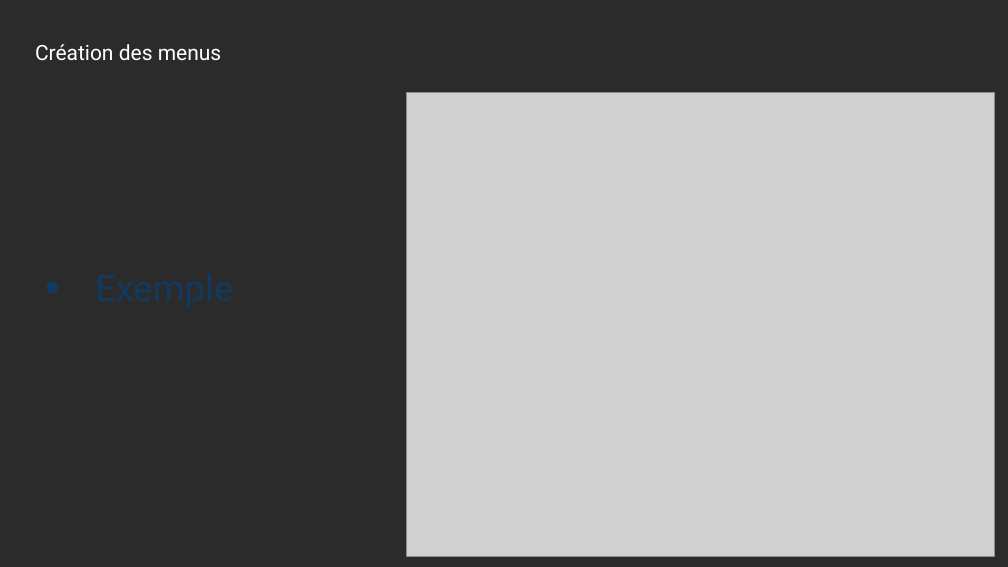
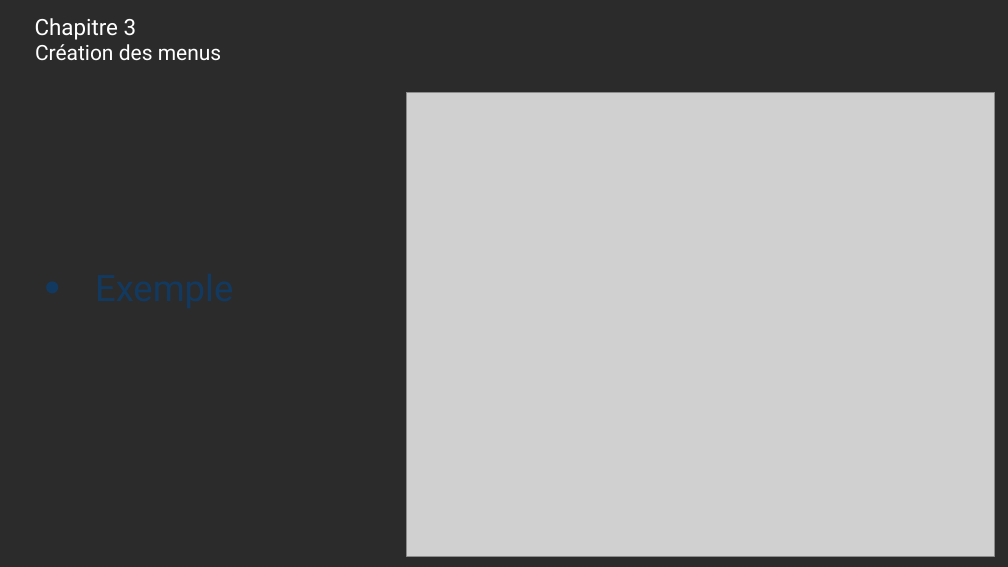
Before and after one commit to PolytechLyon-Etienne-Melanie/RPG, a slide deck: slide 7 of Diapo/DIapo.pptx (slide 5 before the commit). Drawn at 1008x567 pixels with LibreOffice and Linux fonts; fonts in the diff are those of the drawing; grey boxes stand for pictures; background and template pictures are left out; a plain dark background stands for a picture behind light text. Boxes give left, top, right and bottom in pixels: in the first picture for what was removed or moved away, otherwise in the second. Text is boxed around its words. In the diff, an @@ line names an element or a change of style, - is before the commit and + after.

```diff
--- a/Diapo/DIapo.pptx
+++ b/Diapo/DIapo.pptx
@@ title added at (35, 18, 137, 40), 16 pt, text #FFFFFF @@
+Chapitre 3
```
Also in this commit, not shown: 4 other slides changed, 4 slides added, 4 slides removed, 1 other file.
